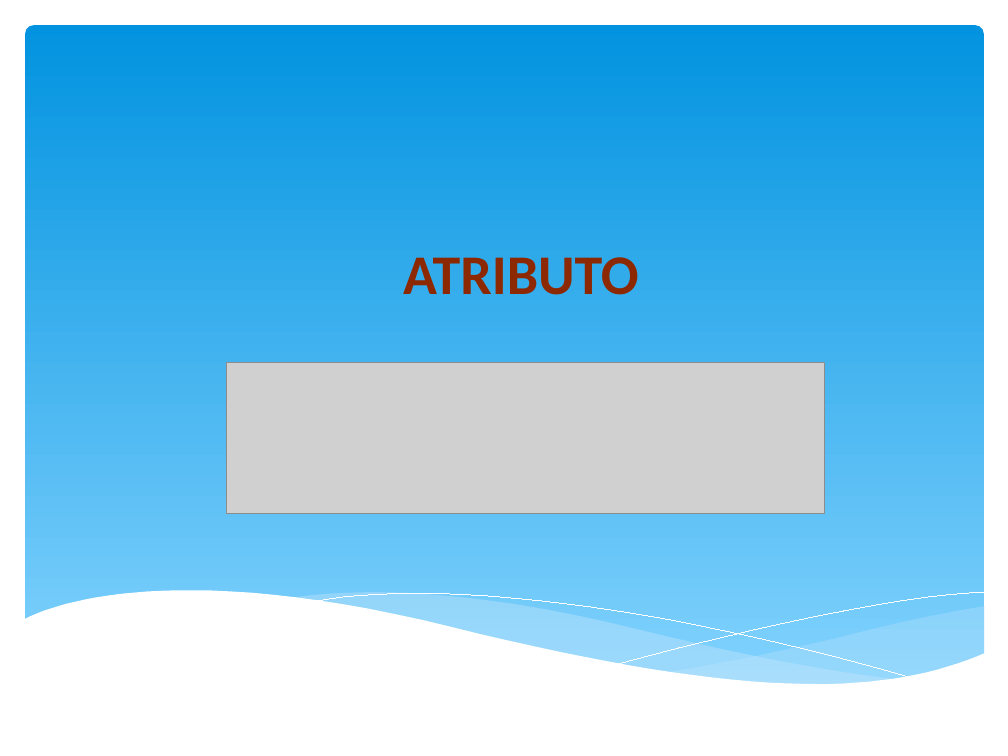
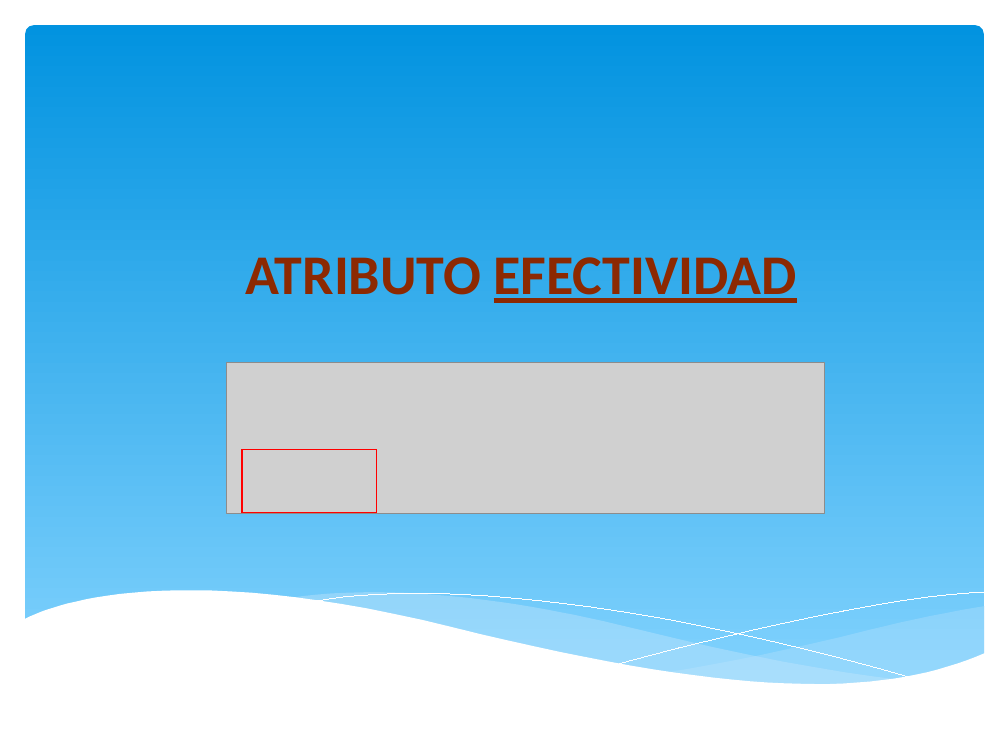
Before and after one commit to orlysemperfi/tp3-contratos-clientes, a slide deck: slide 13 of ITERACION 5/SUB ITERACION 4/PPT TP3 PRES04.pptx. Drawn at 1008x756 pixels with LibreOffice and Linux fonts; fonts in the diff are those of the drawing; grey boxes stand for pictures. Boxes give left, top, right and bottom in pixels: in the first picture for what was removed or moved away, otherwise in the second. Text is boxed around its words. In the diff, an @@ line names an element or a change of style, - is before the commit and + after.

```diff
--- a/ITERACION 5/SUB ITERACION 4/PPT TP3 PRES04.pptx
+++ b/ITERACION 5/SUB ITERACION 4/PPT TP3 PRES04.pptx
@@ title at (245, 257, 797, 303): text changed @@
-ATRIBUTO
+ATRIBUTO EFECTIVIDAD
@@ rectangle added at (242, 450, 377, 513), outline #FF0000 0.75 pt @@
```
Also in this commit, not shown: 4 other slides changed.
